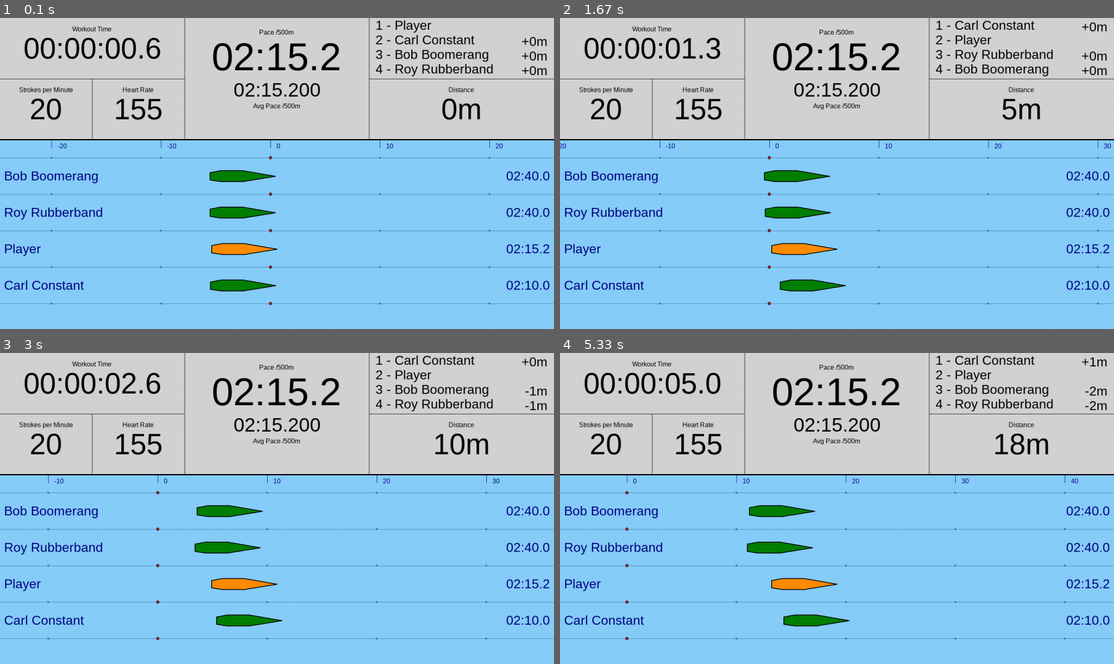
Above: before the commit, frames 1-4 (two rows, left to right).
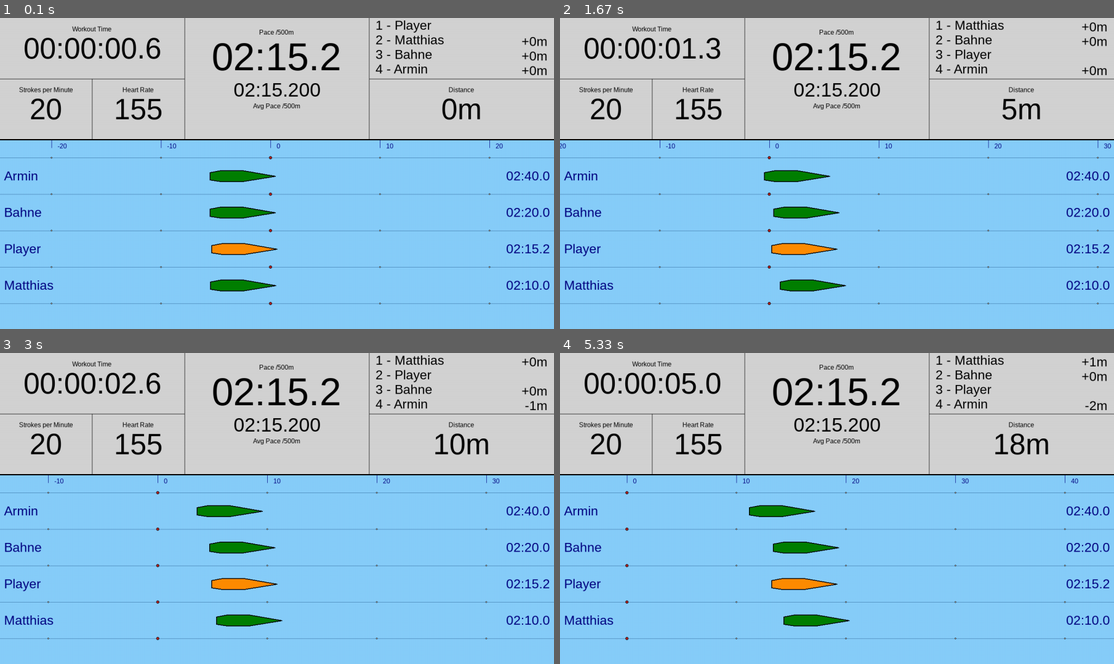
Above: after the commit, the same moments.

Repository: monsdar/dynrow
Game: pygame game, started from DynRow.py
The game is run twice, just before and just after one commit, with the same random seed, the same clock (stepped at 60 frames per second) and the same inputs. The source is Python 2; it was converted automatically to run under Python 3.
Inputs:
- Up to frame 1 (0.1 s): no input
- Up to frame 2 (1.67 s): no input
- Up to frame 3 (3 s): no input
- Up to frame 4 (5.33 s): no input

The runs differ from the first frame. In frame 1, 1.6% of the frame differs, in the area x 0-96%, y 5-88%; in frame 2, 2.0%; in frame 3, 1.9%; in frame 4, 2.3%, in the area x 0-99%, y 0-88%.

Commit message:
Removed: Rubberband-Boat is not needed anymore. Did not work as expected anyways...

Diff:
--- a/Boats/BoatRubberband.py
+++ /dev/null
@@ -1,34 +0,0 @@
-import math
-from Logic.Boat import Boat
-from PyRow.ErgStats import ErgStats
-
-class BoatRubberband(Boat):
-    def __init__(self, name, pace=150, spm=20, rubberDistance=50, distance=0):
-        Boat.__init__(self, name, distance)
-        self.pace = pace            #time in seconds the boat needs to row 500m
-        self.spm = spm              #strokes per minute
-        self.rubberDistance = rubberDistance #the distance to the player at which rubberbanding begins
-        self.amplitude = 0.1       #amplitude with which the boats are rowing
-
-        self.offsetTime = 0.0 #needed if the boat changes its pace
-        self.offsetDist = 0.0 #needed if the boat changes its pace
-        self.currentTime = 0.0#needed if the boat changes its pace
-
-    def changePace(self, newPace):
-        self.pace = newPace
-        self.offsetTime = self.currentTime
-        self.offsetDist = self.distance
-
-    def move(self, timeGone):
-        #if the boat is out of the given distance change the pace to the player pace
-        distToPlayer = abs(self.distance - ErgStats.distance)
-        if(distToPlayer > self.rubberDistance and not ErgStats.pace == self.pace ):
-            self.changePace(ErgStats.pace)
-
-        self.currentTime = timeGone
-        strokesPerSecond = self.spm / 60.0
-        velocity = 500.0 / self.pace
-
-        timeGoneMs = ((timeGone - self.offsetTime) / 1000.0) #time is given in milliseconds, we need seconds
-        timeCalc = timeGoneMs + self.amplitude * -math.sin(timeGoneMs * strokesPerSecond * 2.0 * math.pi)
-        self.distance = self.offsetDist + (velocity * timeCalc)
--- a/DynRow.py
+++ b/DynRow.py
@@ -1,7 +1,6 @@
 from UI.PyGameUi import PyGameUi
 from Boats.BoatConstant import BoatConstant
 from Boats.BoatConcept2 import BoatConcept2
-from Boats.BoatRubberband import BoatRubberband
 from Boats.BoatBoomerang import BoatBoomerang
 from Logic.Playground import Playground
 from PyRow.ErgStats import ErgStats
@@ -25,9 +24,9 @@
     playground.setPlayerBoat(player)
 
     #init the other boats
-    playground.addBoat(BoatBoomerang("Bob Boomerang", 160, 20, 10))
-    playground.addBoat(BoatRubberband("Roy Rubberband", 160, 22, 10))
-    playground.addBoat(BoatConstant("Carl Constant", 130, 26, 10))
+    playground.addBoat(BoatBoomerang("Armin", 160, 20, 20))
+    playground.addBoat(BoatBoomerang("Bahne", 140, 22, 20))
+    playground.addBoat(BoatBoomerang("Matthias", 130, 26, 20))
 
     #init the UI, register the GameLoop and run it
     ui.registerCallback(gameLoop)
